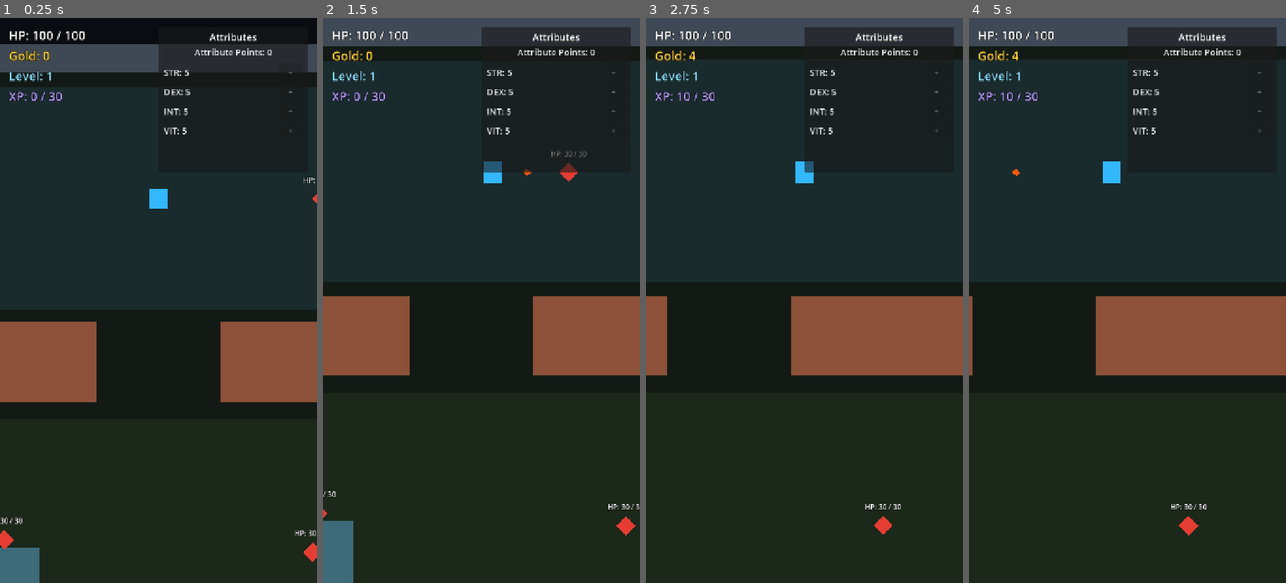
Above: before the commit, frames 1-4 (left to right).
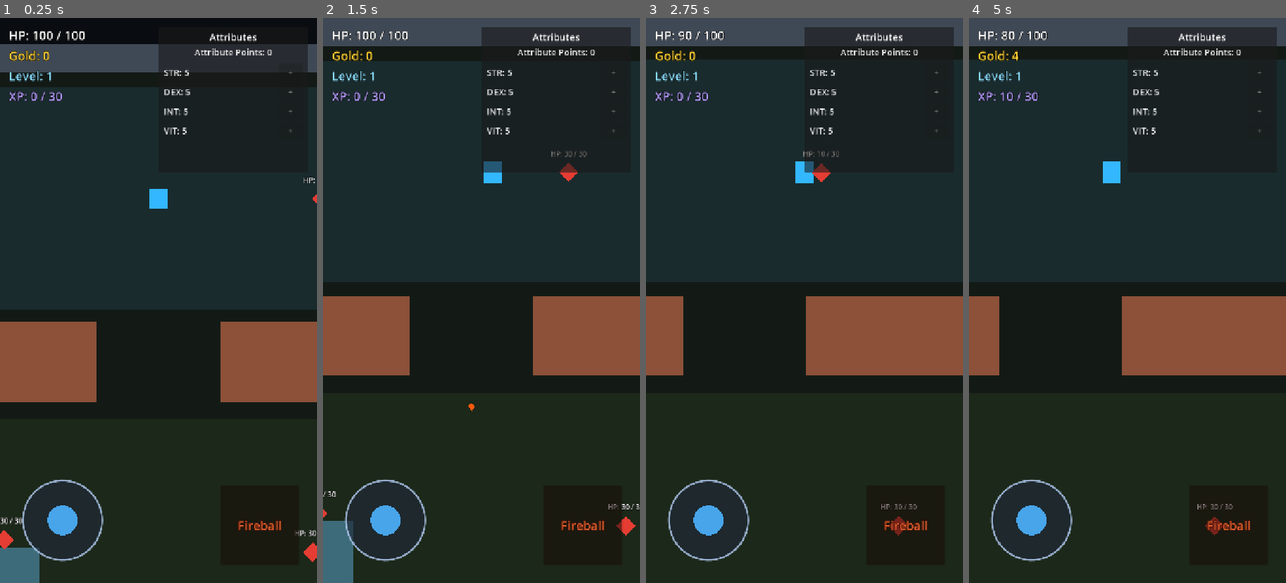
Above: after the commit, the same moments.

Repository: jaakko0/ARPG-game
Game: Godot game, scene res://scenes/main.tscn
Same seed, same stepped clock (60 frames per second), same inputs: the game is played once before the commit and once after it.
Inputs (mouse positions are in pixels of both pictures, inside the frame that each line leads up to):
- Up to frame 1 (0.25 s): no input
- Up to frame 2 (1.5 s): click (582, 526) at 0.5 s, where only the run after the commit has a clickable "Fireball"; move the mouse to (551, 272) at 1.27 s; hold D (move_right) from 1.28 s (still down); tap Space (fireball) at 1.35 s; click (551, 272) at 1.42 s
- Up to frame 3 (2.75 s): release D (move_right) at 2 s; drag from (741, 328) to (788, 413) at 2.02 s
- Up to frame 4 (5 s): move the mouse to (1159, 176) at 2.77 s; hold D (move_right) 2.78-3.5 s; tap Space (fireball) at 2.85, 4.35 s; click (1159, 176) at 2.92 s; drag from (1111, 413) to (1032, 215) at 3.52 s; move the mouse to (1222, 385) at 4.27 s; hold A (move_left) from 4.28 s (still down); click (1222, 385) at 4.42 s

The runs differ from the first frame. In frame 1, 0.9% of the frame differs, in the area x 6-95%, y 81-97%; in frame 2, 1.0%; in frame 3, 2.9%; in frame 4, 3.6%, in the area x 1-89%, y 2-97%.

Commit message:
Add basic mobile controls

Diff:
--- /dev/null
+++ b/scenes/mobile_controls.tscn
@@ -0,0 +1,48 @@
+[gd_scene load_steps=3 format=3]
+
+[ext_resource type="Script" path="res://scripts/mobile_controls.gd" id="1_mobile_controls_script"]
+[ext_resource type="Script" path="res://scripts/virtual_joystick.gd" id="2_virtual_joystick_script"]
+
+[node name="MobileControls" type="Control"]
+layout_mode = 3
+anchors_preset = 15
+anchor_right = 1.0
+anchor_bottom = 1.0
+grow_horizontal = 2
+grow_vertical = 2
+mouse_filter = 2
+script = ExtResource("1_mobile_controls_script")
+
+[node name="VirtualJoystick" type="Control" parent="."]
+layout_mode = 1
+anchors_preset = 2
+anchor_top = 1.0
+anchor_bottom = 1.0
+offset_left = 32.0
+offset_top = -252.0
+offset_right = 252.0
+offset_bottom = -32.0
+grow_vertical = 0
+script = ExtResource("2_virtual_joystick_script")
+
+[node name="FireballButton" type="Button" parent="."]
+custom_minimum_size = Vector2(180, 180)
+layout_mode = 1
+anchors_preset = 3
+anchor_left = 1.0
+anchor_top = 1.0
+anchor_right = 1.0
+anchor_bottom = 1.0
+offset_left = -220.0
+offset_top = -220.0
+offset_right = -40.0
+offset_bottom = -40.0
+grow_horizontal = 0
+grow_vertical = 0
+focus_mode = 0
+theme_override_colors/font_color = Color(1, 0.92, 0.82, 1)
+theme_override_colors/font_outline_color = Color(0.2, 0.03, 0.01, 1)
+theme_override_constants/outline_size = 6
+theme_override_font_sizes/font_size = 28
+text = "Fireball"
+modulate = Color(1, 0.48, 0.25, 0.9)
--- a/scenes/player.tscn
+++ b/scenes/player.tscn
@@ -8,6 +8,7 @@
 [ext_resource type="Script" path="res://scripts/attributes.gd" id="6_attributes_script"]
 [ext_resource type="PackedScene" path="res://scenes/attribute_panel.tscn" id="7_attribute_panel"]
 [ext_resource type="Script" path="res://scripts/save_system.gd" id="8_save_system_script"]
+[ext_resource type="PackedScene" path="res://scenes/mobile_controls.tscn" id="9_mobile_controls"]
 
 [sub_resource type="RectangleShape2D" id="RectangleShape2D_player"]
 size = Vector2(40, 48)
@@ -106,3 +107,8 @@
 theme_override_font_sizes/font_size = 24
 
 [node name="AttributePanel" parent="HUD" instance=ExtResource("7_attribute_panel")]
+
+[node name="MobileControls" parent="HUD" instance=ExtResource("9_mobile_controls")]
+
+[connection signal="fireball_requested" from="HUD/MobileControls" to="." method="_on_mobile_fireball_requested"]
+[connection signal="movement_changed" from="HUD/MobileControls" to="." method="_on_mobile_movement_changed"]
--- /dev/null
+++ b/scripts/mobile_controls.gd
@@ -0,0 +1,20 @@
+extends Control
+
+signal movement_changed(direction: Vector2)
+signal fireball_requested
+
+@onready var joystick: Control = $VirtualJoystick
+@onready var fireball_button: Button = $FireballButton
+
+
+func _ready() -> void:
+	joystick.connect("direction_changed", _on_joystick_direction_changed)
+	fireball_button.pressed.connect(_on_fireball_button_pressed)
+
+
+func _on_joystick_direction_changed(direction: Vector2) -> void:
+	movement_changed.emit(direction)
+
+
+func _on_fireball_button_pressed() -> void:
+	fireball_requested.emit()
--- a/scripts/player.gd
+++ b/scripts/player.gd
@@ -26,6 +26,7 @@
 var base_max_health: int
 var base_fireball_damage: int
 var save_status_remaining: float = 0.0
+var mobile_movement_input: Vector2 = Vector2.ZERO
 
 
 func _ready() -> void:
@@ -68,13 +69,27 @@
 		load_progression()
 
 
-# Keeping input collection separate makes a virtual joystick easy to add later.
+# Keyboard and touch input meet here before the existing movement logic uses them.
 func get_movement_input() -> Vector2:
-	return Input.get_vector("move_left", "move_right", "move_up", "move_down")
+	var keyboard_input := Input.get_vector(
+		"move_left",
+		"move_right",
+		"move_up",
+		"move_down"
+	)
+	return (keyboard_input + mobile_movement_input).limit_length(1.0)
 
 
 func try_fireball() -> bool:
 	return fireball_skill.try_activate(global_position, facing_direction)
+
+
+func _on_mobile_movement_changed(direction: Vector2) -> void:
+	mobile_movement_input = direction.limit_length(1.0)
+
+
+func _on_mobile_fireball_requested() -> void:
+	try_fireball()
 
 
 func try_autoattack() -> void:
--- /dev/null
+++ b/scripts/virtual_joystick.gd
@@ -0,0 +1,94 @@
+extends Control
+
+signal direction_changed(direction: Vector2)
+
+@export_range(20.0, 200.0, 1.0) var joystick_radius: float = 90.0
+@export_range(0.0, 0.9, 0.05) var dead_zone: float = 0.1
+@export var base_color: Color = Color(0.12, 0.16, 0.22, 0.65)
+@export var outline_color: Color = Color(0.7, 0.8, 0.95, 0.8)
+@export var knob_color: Color = Color(0.3, 0.7, 1.0, 0.9)
+
+var direction: Vector2 = Vector2.ZERO
+var active_touch_index: int = -1
+var mouse_dragging: bool = false
+
+
+func _ready() -> void:
+	queue_redraw()
+
+
+func _input(event: InputEvent) -> void:
+	if event is InputEventScreenTouch:
+		handle_screen_touch(event)
+	elif event is InputEventScreenDrag:
+		handle_screen_drag(event)
+	elif event is InputEventMouseButton:
+		handle_mouse_button(event)
+	elif event is InputEventMouseMotion and mouse_dragging:
+		update_direction(event.position)
+		get_viewport().set_input_as_handled()
+
+
+func handle_screen_touch(event: InputEventScreenTouch) -> void:
+	if event.pressed:
+		if active_touch_index == -1 and get_global_rect().has_point(event.position):
+			active_touch_index = event.index
+			update_direction(event.position)
+			get_viewport().set_input_as_handled()
+	elif event.index == active_touch_index:
+		active_touch_index = -1
+		reset_direction()
+		get_viewport().set_input_as_handled()
+
+
+func handle_screen_drag(event: InputEventScreenDrag) -> void:
+	if event.index != active_touch_index:
+		return
+
+	update_direction(event.position)
+	get_viewport().set_input_as_handled()
+
+
+func handle_mouse_button(event: InputEventMouseButton) -> void:
+	if event.button_index != MOUSE_BUTTON_LEFT or active_touch_index != -1:
+		return
+
+	if event.pressed and get_global_rect().has_point(event.position):
+		mouse_dragging = true
+		update_direction(event.position)
+		get_viewport().set_input_as_handled()
+	elif not event.pressed and mouse_dragging:
+		mouse_dragging = false
+		reset_direction()
+		get_viewport().set_input_as_handled()
+
+
+func update_direction(pointer_position: Vector2) -> void:
+	var offset := pointer_position - get_global_rect().get_center()
+	var new_direction := offset.limit_length(joystick_radius) / joystick_radius
+
+	if new_direction.length() < dead_zone:
+		new_direction = Vector2.ZERO
+
+	if new_direction.is_equal_approx(direction):
+		return
+
+	direction = new_direction
+	direction_changed.emit(direction)
+	queue_redraw()
+
+
+func reset_direction() -> void:
+	if direction.is_zero_approx():
+		return
+
+	direction = Vector2.ZERO
+	direction_changed.emit(direction)
+	queue_redraw()
+
+
+func _draw() -> void:
+	var center := size * 0.5
+	draw_circle(center, joystick_radius, base_color)
+	draw_arc(center, joystick_radius, 0.0, TAU, 64, outline_color, 4.0, true)
+	draw_circle(center + direction * joystick_radius, 34.0, knob_color)
Not shown: 1 places in scenes/player.tscn that only renumber resources
Not shown, added: scripts/mobile_controls.gd.uid
Not shown, added: scripts/virtual_joystick.gd.uid
